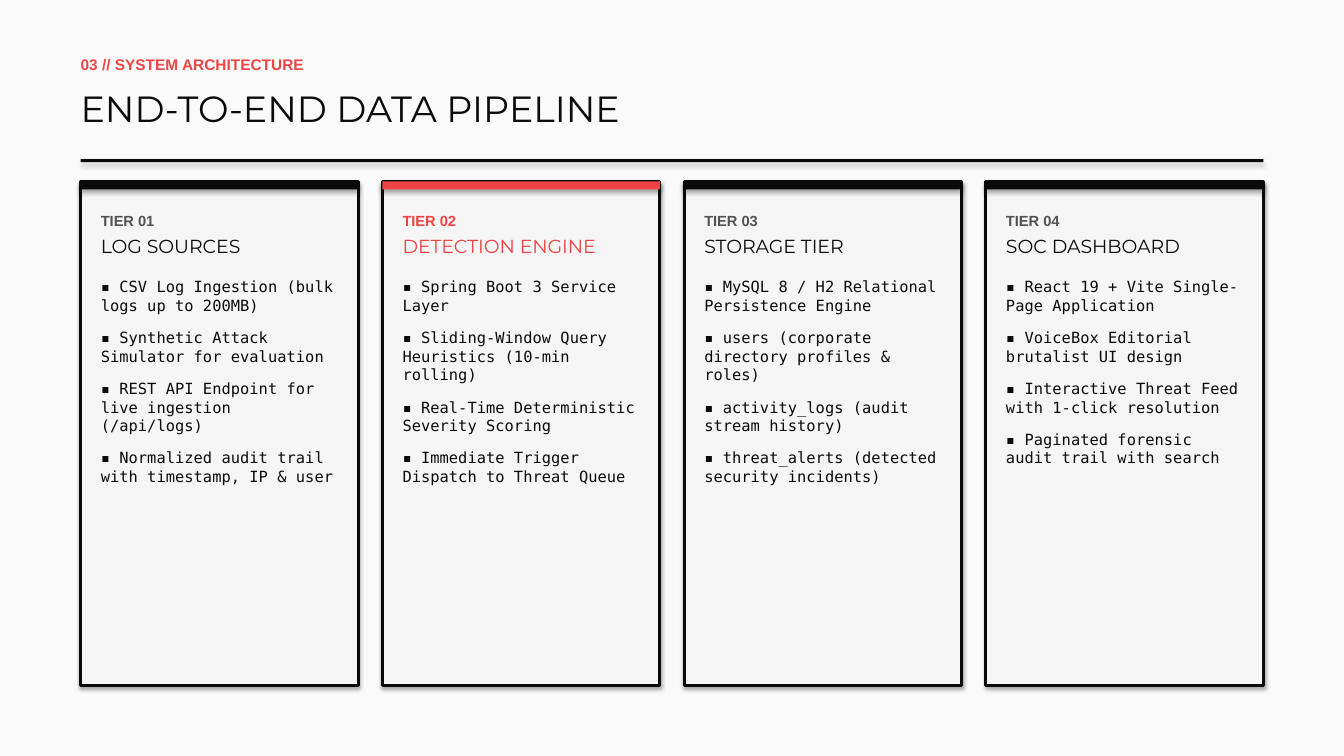
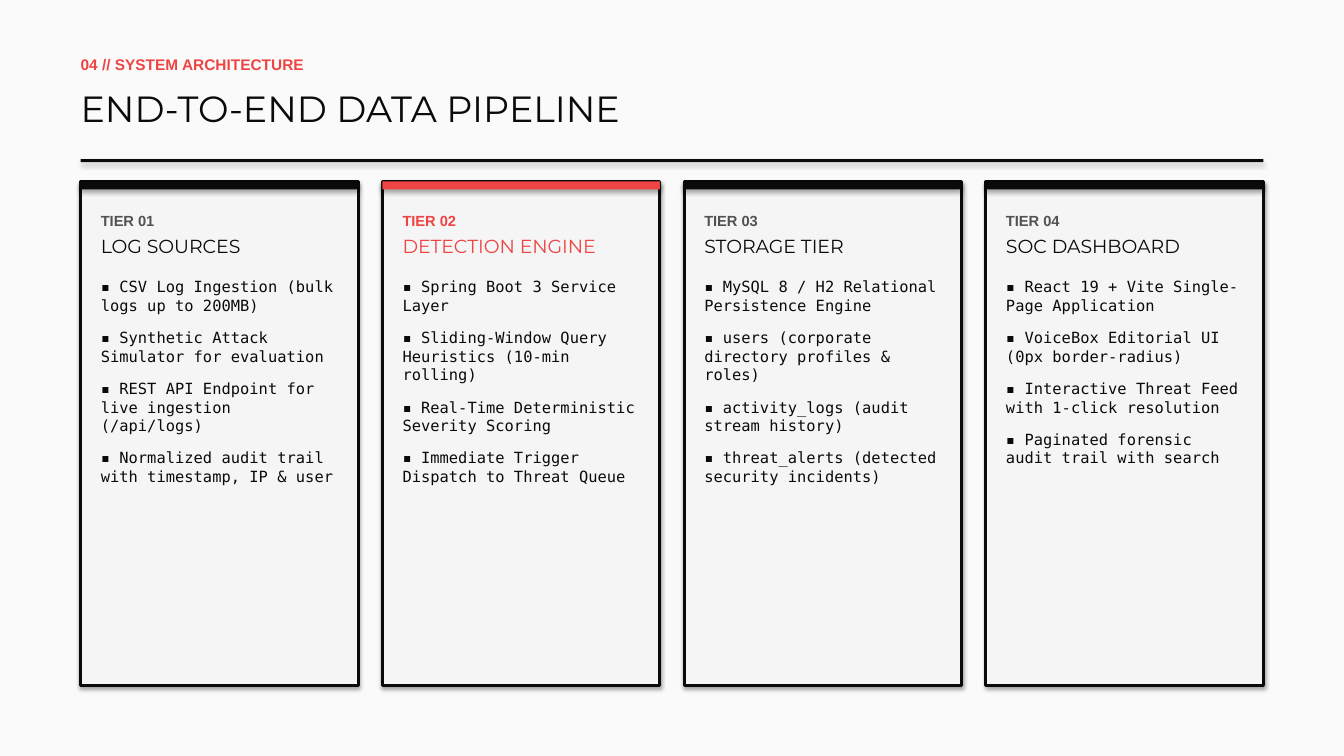
Before and after one commit to Codewithpriyam/insider-threat-detection, a slide deck: slide 5 of documents/Insider_Threat_Detection_Presentation.pptx (slide 4 before the commit). Drawn at 1344x756 pixels with LibreOffice and Linux fonts; fonts in the diff are those of the drawing. Boxes give left, top, right and bottom in pixels: in the first picture for what was removed or moved away, otherwise in the second. Text is boxed around its words. In the diff, an @@ line names an element or a change of style, - is before the commit and + after.

```diff
--- a/documents/Insider_Threat_Detection_Presentation.pptx
+++ b/documents/Insider_Threat_Detection_Presentation.pptx
@@ text at (81, 59, 304, 70): text changed @@
-03 // SYSTEM ARCHITECTURE
+04 // SYSTEM ARCHITECTURE
@@ text at (1006, 331, 1220, 366): text changed @@
-▪ VoiceBox Editorial brutalist UI design
+▪ VoiceBox Editorial UI (0px border-radius)
```
Also in this commit, not shown: 5 other slides changed, 3 slides added, 2 slides removed, 5 other files.
